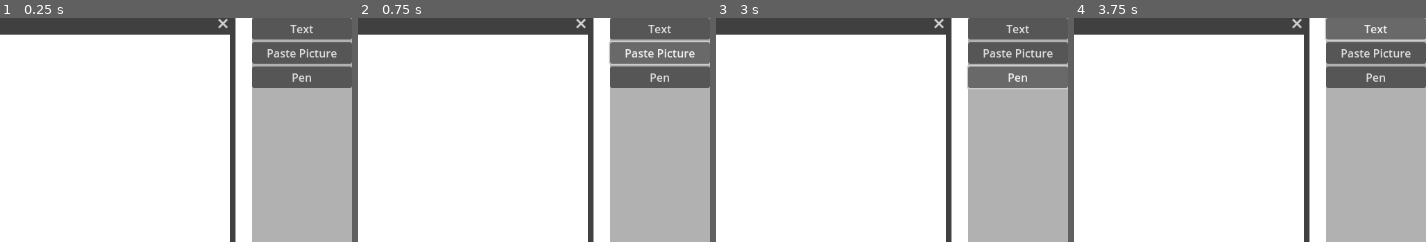
Above: before the commit, frames 1-4 (left to right).
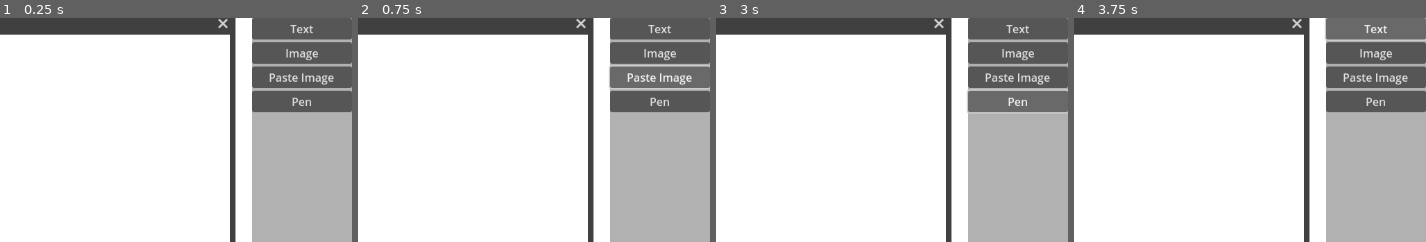
Above: after the commit, the same moments.

Repository: jmb462/GodotWhiteBoard
Game: Godot game, scene res://Main.tscn
Two runs of this game, one before a commit and one after it. Both use one fixed random seed, a clock stepped at 60 frames per second and the inputs below. The engine's default icon, where the game draws it, is replaced by a stand-in: a white triangle on a blue panel in a dark square.
Inputs (mouse positions are % of the whole screen's width and height, from its top left):
- Up to frame 1 (0.25 s): no input
- Up to frame 2 (0.75 s): click "Paste Picture" (after the commit: "Paste Image") at 0.5 s
- Up to frame 3 (3 s): click (93, 8) at 1.25 s, where only the run after the commit has a clickable "Image"; click "Text" at 2 s; click "Pen" at 2.75 s
- Up to frame 4 (3.75 s): click "Text" at 3.5 s
The pictures show only the part of the screen within x 50-100%, y 0-50%; the shares and areas given below are measured in that part.

The runs differ from the first frame. In frame 1, 3.5% of the frame differs, in the area x 71-100%, y 13-42%; in frame 2, 4.2%, in the area x 71-100%, y 10-42%; in frame 3, 3.7%; in frame 4, 3.5%.

Commit message:
ImageWidget via clipboard or dropping file

Diff:
--- /dev/null
+++ b/Display/Display.gd
@@ -0,0 +1 @@
+extends Window
--- a/Display/Display.tscn
+++ b/Display/Display.tscn
@@ -1,4 +1,6 @@
-[gd_scene format=3 uid="uid://mbxna1px11tf"]
+[gd_scene load_steps=2 format=3 uid="uid://mbxna1px11tf"]
+
+[ext_resource type="Script" path="res://Display/Display.gd" id="1_pgmv1"]
 
 [node name="Display" type="Window"]
 disable_3d = true
@@ -7,6 +9,7 @@
 initial_position = 3
 size = Vector2i(800, 600)
 current_screen = 0
+script = ExtResource("1_pgmv1")
 
 [node name="ColorRect" type="ColorRect" parent="."]
 anchors_preset = 15
--- a/MainBoard/MainBoard.gd
+++ b/MainBoard/MainBoard.gd
@@ -4,9 +4,10 @@
 @onready var vbox : VBoxContainer = $VBoxContainer
 @onready var rect_preview : Panel = $RectPreview
 
-@onready var packed_widget : PackedScene = preload("res://Widget/TextWidget/TextWidget.tscn")
+@onready var packed_text_widget : PackedScene = preload("res://Widget/TextWidget/TextWidget.tscn")
+@onready var packed_image_widget : PackedScene = preload("res://Widget/ImageWidget/ImageWidget.tscn")
 
-enum BOARD_MODE { NONE, TEXT_POSITION, TEXT_SIZE, PEN, PASTE_IMAGE}
+enum BOARD_MODE { NONE, TEXT_POSITION, TEXT_SIZE, PEN, IMAGE_POSITION, IMAGE_SIZE, PASTE_IMAGE}
 var board_mode : BOARD_MODE = BOARD_MODE.NONE
 
 var new_widget_rect : Rect2 = Rect2()
@@ -15,6 +16,7 @@
 
 func _ready() -> void:
 	_on_resized()
+	get_tree().get_root().connect("files_dropped", _on_drop)
 
 
 func _on_resized() -> void:
@@ -34,15 +36,23 @@
 	board_mode = BOARD_MODE.TEXT_POSITION
 	visible_background.set_default_cursor_shape(CURSOR_CROSS)
 
+func _on_image_pressed():
+	board_mode = BOARD_MODE.IMAGE_POSITION
+	visible_background.set_default_cursor_shape(CURSOR_CROSS)
+
+func _on_drop(data):
+	var image : Image = Image.new()
+	image.load(data[0])
+	create_image_widget(image)
 
 #
 #	Image clipboard button pressed
 #
 func _on_paste_image_pressed():
-	pass
-#	if DisplayServer.clipboard_has_image():
-#		board_mode = BOARD_MODE.PASTE_IMAGE
-#		print("image !!")
+	if DisplayServer.clipboard_has_image():
+		board_mode = BOARD_MODE.PASTE_IMAGE
+		create_image_widget(DisplayServer.clipboard_get_image())
+
 #
 #	Free draw button has been pressed
 #
@@ -57,12 +67,24 @@
 			if board_mode == BOARD_MODE.TEXT_POSITION:
 				if event.is_pressed():
 					drag_size_preview(event.position)
+			if board_mode == BOARD_MODE.IMAGE_POSITION:
+				if event.is_pressed():
+					drag_size_preview(event.position)
 
 			if board_mode == BOARD_MODE.TEXT_SIZE:
 				if not event.is_pressed():
 					# Left button has been released
 					# Time to create the widget
 					create_text_widget()
+					rect_preview.hide()
+					visible_background.set_default_cursor_shape(CURSOR_ARROW)
+					board_mode = BOARD_MODE.NONE
+
+			if board_mode == BOARD_MODE.IMAGE_SIZE:
+				if not event.is_pressed():
+					# Left button has been released
+					# Time to create the widget
+					create_image_widget()
 					rect_preview.hide()
 					visible_background.set_default_cursor_shape(CURSOR_ARROW)
 					board_mode = BOARD_MODE.NONE
@@ -89,8 +111,8 @@
 #	New widget creation
 #
 func create_text_widget() -> void:
-	#Create master widget on control screen
-	var new_widget : Widget = packed_widget.instantiate()
+	#Create master text widget on control screen
+	var new_widget : TextWidget = packed_text_widget.instantiate()
 	visible_background.add_child(new_widget)
 	new_widget.position = new_widget_rect.position
 	new_widget.size = new_widget_rect.size
@@ -99,12 +121,30 @@
 	new_widget.connect("focus_requested", set_focus)
 	clone_widget(new_widget)
 
-
+func create_image_widget(p_image : Image = null) -> void:
+	#Create master image widget on control screen
+	var new_widget : ImageWidget = packed_image_widget.instantiate()
+	visible_background.add_child(new_widget)
+	new_widget.position = new_widget_rect.position
+	new_widget.size = new_widget_rect.size
+	new_widget_rect = Rect2()
+	set_focus(new_widget)
+	new_widget.connect("focus_requested", set_focus)
+	if is_instance_valid(p_image):
+		new_widget.set_texture(p_image)
+	clone_widget(new_widget)
 
 #
 # Clone a widget from the control screen to the presentation screen
 #
 func clone_widget(p_widget : Widget) -> void:
+	var packed_widget : PackedScene = null
+	if p_widget is TextWidget:
+		packed_widget = packed_text_widget
+	elif p_widget is ImageWidget:
+		packed_widget = packed_image_widget
+	else:
+		return
 	var new_clone_widget : Widget = packed_widget.instantiate()
 	Display.add_child(new_clone_widget)
 	new_clone_widget.position = p_widget.position
@@ -118,7 +158,12 @@
 #
 func drag_size_preview(p_position : Vector2) -> void:
 	new_widget_rect.position = p_position
-	board_mode = BOARD_MODE.TEXT_SIZE
+	match board_mode:
+		BOARD_MODE.TEXT_POSITION:
+			board_mode = BOARD_MODE.TEXT_SIZE
+		BOARD_MODE.IMAGE_POSITION:
+			board_mode = BOARD_MODE.IMAGE_SIZE
+
 	rect_preview.position = new_widget_rect.position + visible_background.position
 	rect_preview.size = new_widget_rect.size
 	rect_preview.show()
--- a/MainBoard/MainBoard.tscn
+++ b/MainBoard/MainBoard.tscn
@@ -41,9 +41,13 @@
 layout_mode = 2
 text = "Text"
 
+[node name="Image" type="Button" parent="VBoxContainer"]
+layout_mode = 2
+text = "Image"
+
 [node name="PasteImage" type="Button" parent="VBoxContainer"]
 layout_mode = 2
-text = "Paste Picture"
+text = "Paste Image"
 
 [node name="Pen" type="Button" parent="VBoxContainer"]
 layout_mode = 2
@@ -59,5 +63,6 @@
 [connection signal="resized" from="." to="." method="_on_resized"]
 [connection signal="gui_input" from="VisibleBackground" to="." method="_on_visible_background_gui_input"]
 [connection signal="pressed" from="VBoxContainer/Text" to="." method="_on_text_pressed"]
+[connection signal="pressed" from="VBoxContainer/Image" to="." method="_on_image_pressed"]
 [connection signal="pressed" from="VBoxContainer/PasteImage" to="." method="_on_paste_image_pressed"]
 [connection signal="pressed" from="VBoxContainer/Pen" to="." method="_on_pen_pressed"]
--- a/Widget/BaseWidget/Widget.gd
+++ b/Widget/BaseWidget/Widget.gd
@@ -14,6 +14,7 @@
 
 var current_action : G.ACTION = G.ACTION.NONE
 var resize_type : G.RESIZE = G.RESIZE.NONE
+var keep_ratio : bool = false
 
 # Reference to the same widget on presentation screen
 var clone : Widget = null
@@ -48,19 +49,44 @@
 
 
 func resize(p_relative : Vector2, p_type : G.RESIZE) -> void:
-	match p_type:
-		G.RESIZE.RIGHT:
-			size.x += p_relative.x
-		G.RESIZE.BOTTOM:
-			size.y += p_relative.y
-		G.RESIZE.BOTH:
-			size += p_relative
-		G.RESIZE.LEFT:
-			size.x -= p_relative.x
-			position.x += p_relative.x
-		G.RESIZE.TOP:
-			size.y -= p_relative.y
-			position.y += p_relative.y
+	if size.y == 0:
+		return
+	var aspect_ratio : float = size.x / size.y
+	if keep_ratio:
+		match p_type:
+			G.RESIZE.RIGHT:
+				size.x += p_relative.x
+				size.y = size.x / aspect_ratio
+			G.RESIZE.BOTTOM:
+				size.y += p_relative.y
+				size.x = size.y * aspect_ratio
+			G.RESIZE.BOTH:
+				size.x += p_relative.x
+				size.y = size.x / aspect_ratio
+			G.RESIZE.LEFT:
+				size.x -= p_relative.x
+				position.x += p_relative.x
+				size.y = size.x / aspect_ratio
+			G.RESIZE.TOP:
+				size.y -= p_relative.y
+				position.y += p_relative.y
+				size.x = size.y * aspect_ratio
+	else:
+		match p_type:
+			G.RESIZE.RIGHT:
+				size.x += p_relative.x
+				size.y = size.x / aspect_ratio
+			G.RESIZE.BOTTOM:
+				size.y += p_relative.y
+				size.x = size.y * aspect_ratio
+			G.RESIZE.BOTH:
+				size += p_relative
+			G.RESIZE.LEFT:
+				size.x -= p_relative.x
+				position.x += p_relative.x
+			G.RESIZE.TOP:
+				size.y -= p_relative.y
+				position.y += p_relative.y
 	synchronize()
 
 
@@ -86,9 +112,10 @@
 	clone.set_size(size)
 
 
-func _on_buttons_resize_pressed(p_resize_type : G.RESIZE) -> void:
+func _on_buttons_resize_pressed(p_resize_type : G.RESIZE, p_keep_ratio : bool = false) -> void:
 	current_action = G.ACTION.RESIZE
 	resize_type = p_resize_type
+	keep_ratio = p_keep_ratio
 
 
 func _on_buttons_toggle_visible_pressed() -> void:
--- a/Widget/BaseWidget/Widget.tscn
+++ b/Widget/BaseWidget/Widget.tscn
@@ -21,5 +21,4 @@
 [connection signal="gui_input" from="." to="." method="_on_gui_input"]
 [connection signal="resized" from="." to="." method="_on_resized"]
 [connection signal="close_pressed" from="Buttons" to="." method="_on_buttons_close_pressed"]
-[connection signal="resize_pressed" from="Buttons" to="." method="_on_buttons_resize_pressed"]
 [connection signal="toggle_visible_pressed" from="Buttons" to="." method="_on_buttons_toggle_visible_pressed"]
--- a/Widget/Buttons/Buttons.gd
+++ b/Widget/Buttons/Buttons.gd
@@ -94,3 +94,11 @@
 
 func get_color() -> Color:
 	return text_color.modulate
+
+func hide_button_size():
+	size_minus.hide()
+	size_plus.hide()
+
+func hide_button_color():
+	color_picker.hide()
+	text_color.hide()
--- /dev/null
+++ b/Widget/ImageWidget/ImageWidget.gd
@@ -0,0 +1,34 @@
+extends Widget
+class_name ImageWidget
+
+@onready var texture_rect : TextureRect = $TextureRect
+
+func _ready():
+	buttons.hide_button_size()
+	buttons.hide_button_color()
+
+func set_clone(p_clone : Widget) -> void:
+	super(p_clone)
+	clone.texture_rect.texture = texture_rect.texture
+
+func set_texture(p_image : Image) -> void:
+	var texture = ImageTexture.create_from_image(p_image)
+	texture_rect.texture = texture
+
+func synchronize() -> void:
+	if not is_master():
+		return
+	super()
+
+func _on_texture_rect_gui_input(event):
+	if event is InputEventMouseButton:
+		if event.button_index == MOUSE_BUTTON_LEFT:
+			if event.is_pressed():
+				if not focus:
+					emit_signal("focus_requested", self)
+
+func set_focus(p_active: bool) -> void:
+	super(p_active)
+
+func _on_buttons_resize_pressed(p_resize_type : G.RESIZE, _p_keep_ratio : bool = true) -> void:
+	super(p_resize_type, true)
--- /dev/null
+++ b/Widget/ImageWidget/ImageWidget.tscn
@@ -0,0 +1,16 @@
+[gd_scene load_steps=4 format=3 uid="uid://64wsemieq3qk"]
+
+[ext_resource type="PackedScene" uid="uid://b02vrjremtd2y" path="res://Widget/BaseWidget/Widget.tscn" id="1_mgu1k"]
+[ext_resource type="Script" path="res://Widget/ImageWidget/ImageWidget.gd" id="2_83fny"]
+[ext_resource type="Texture2D" uid="uid://bfnhhn378baet" path="res://icon.svg" id="3_01vwm"]
+
+[node name="ImageWidget" instance=ExtResource("1_mgu1k")]
+script = ExtResource("2_83fny")
+
+[node name="TextureRect" type="TextureRect" parent="." index="0"]
+layout_mode = 2
+texture = ExtResource("3_01vwm")
+stretch_mode = 4
+
+[connection signal="gui_input" from="TextureRect" to="." method="_on_texture_rect_gui_input"]
+[connection signal="resize_pressed" from="Buttons" to="." method="_on_buttons_resize_pressed"]
--- a/Widget/TextWidget/TextWidget.gd
+++ b/Widget/TextWidget/TextWidget.gd
@@ -12,6 +12,7 @@
 func set_clone(p_clone : Widget) -> void:
 	super(p_clone)
 	p_clone.text_edit.placeholder_text = ""
+	p_clone.text_edit.editable = false
 
 func synchronize() -> void:
 	if not is_master():
@@ -84,3 +85,6 @@
 	super(p_active)
 	text_edit.editable = p_active
 	text_edit.grab_focus()
+
+func _on_buttons_resize_pressed(p_resize_type : G.RESIZE, _p_keep_ratio : bool = false) -> void:
+	super(p_resize_type)
--- a/Widget/TextWidget/TextWidget.tscn
+++ b/Widget/TextWidget/TextWidget.tscn
@@ -23,5 +23,6 @@
 
 [connection signal="gui_input" from="TextEdit" to="." method="_on_text_edit_gui_input"]
 [connection signal="text_changed" from="TextEdit" to="." method="_on_text_edit_text_changed"]
+[connection signal="resize_pressed" from="Buttons" to="." method="_on_buttons_resize_pressed"]
 [connection signal="text_color_changed" from="Buttons" to="." method="_on_buttons_text_color_changed"]
 [connection signal="text_size_pressed" from="Buttons" to="." method="_on_buttons_text_size_pressed"]
